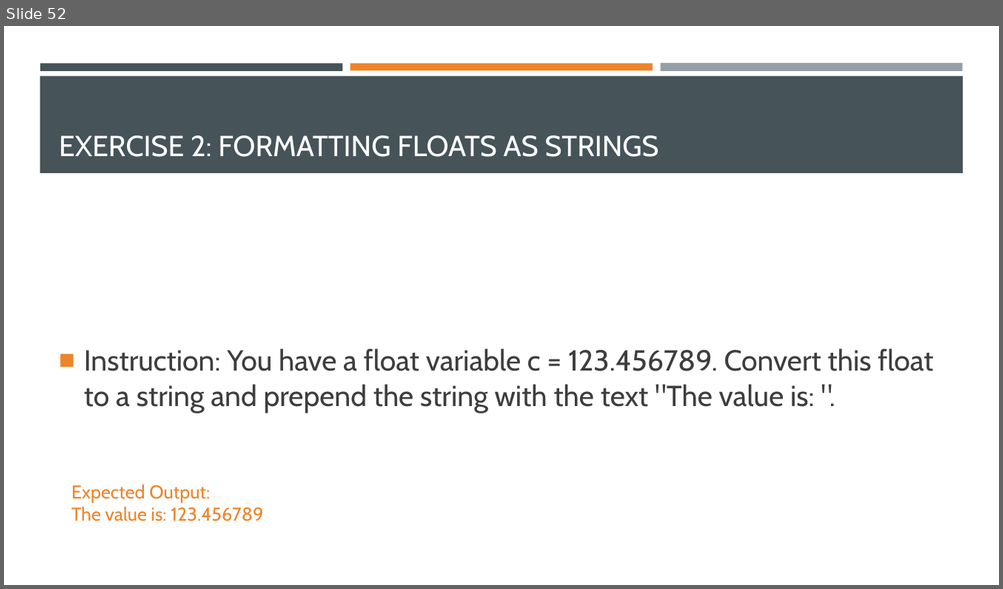
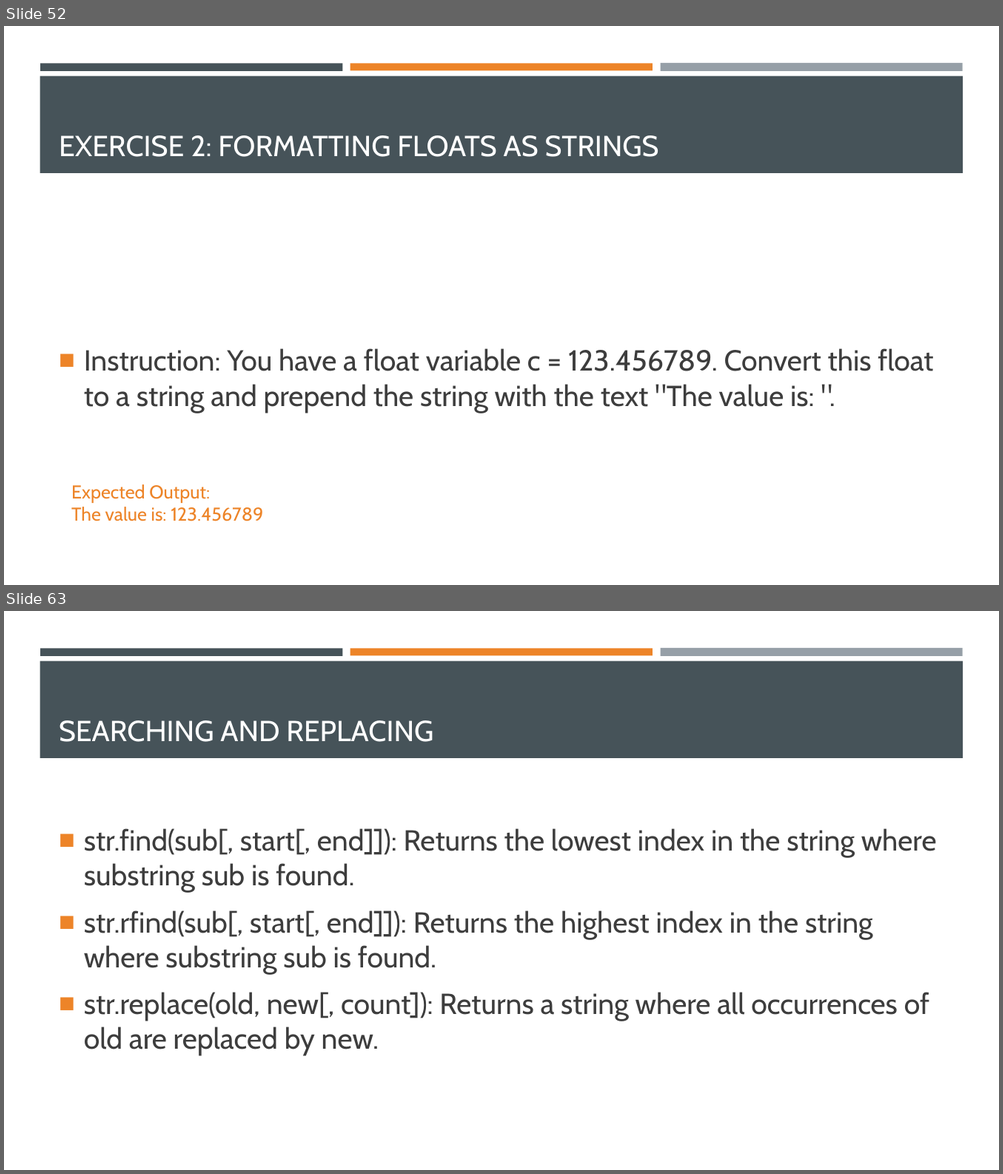
Before and after one commit to Ghost0396/iot, a slide deck: python/Python 3.pptx. Shown one above the other, each under a label of ours: slide 52 before the commit, slides 52 and 63 after it; the slides between them are not shown. The pictures are 1003x589 and 1003x1174 pixels, drawn with LibreOffice and Linux fonts; fonts in the diff are those of the drawing. Boxes give left, top, right and bottom in pixels: in the first picture for what was removed or moved away, otherwise in the second. Text is boxed around its words. In the diff, an @@ line names an element or a change of style, - is before the commit and + after.

```diff
--- a/python/Python 3.pptx
+++ b/python/Python 3.pptx
@@ slide 63 added at box(4, 611, 999, 1170), background #FFFFFF; not listed: 4 template elements that a slide beside it also shows @@
@@ title added at box(59, 721, 433, 742), 28 pt, text #FFFFFF @@
+SEARCHING AND REPLACING
@@ text added at box(84, 829, 936, 1056), 28 pt, text #3D3D3D @@
+■ str.find(sub[, start[, end]]): Returns the lowest index in the string where substring sub is found.
+■ str.rfind(sub[, start[, end]]): Returns the highest index in the string where substring sub is found.
+■ str.replace(old, new[, count]): Returns a string where all occurrences of old are replaced by new.
```
Also in this commit, not shown: 16 other slides added, 1 slide removed, 5 other files.
